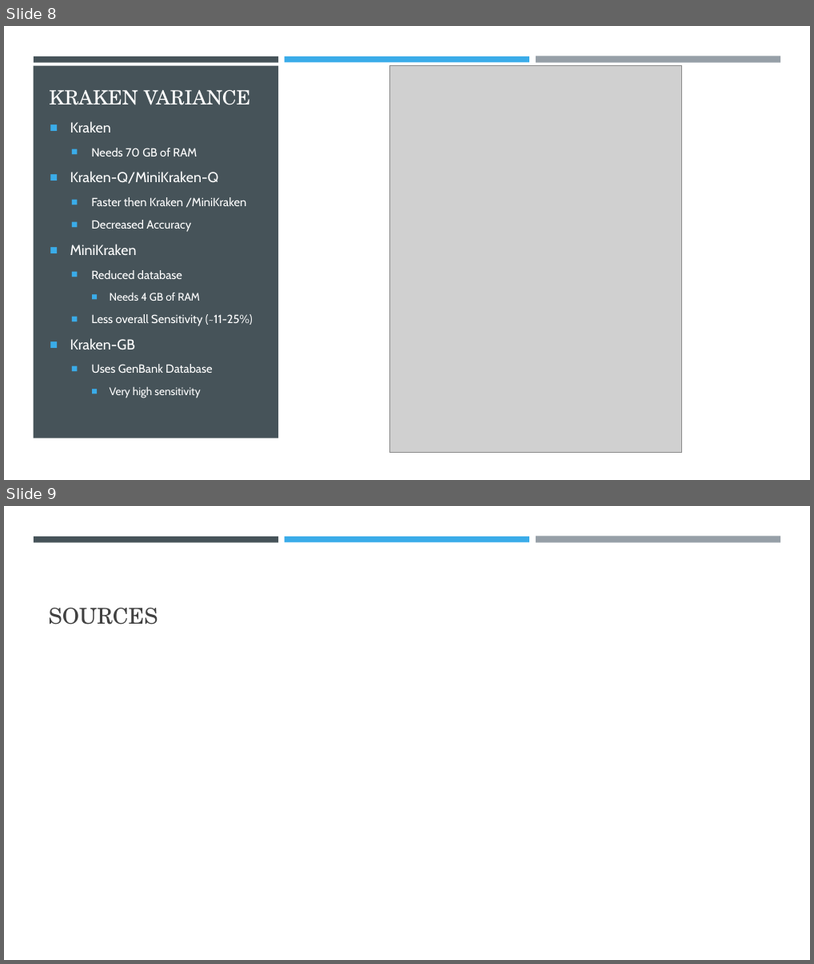
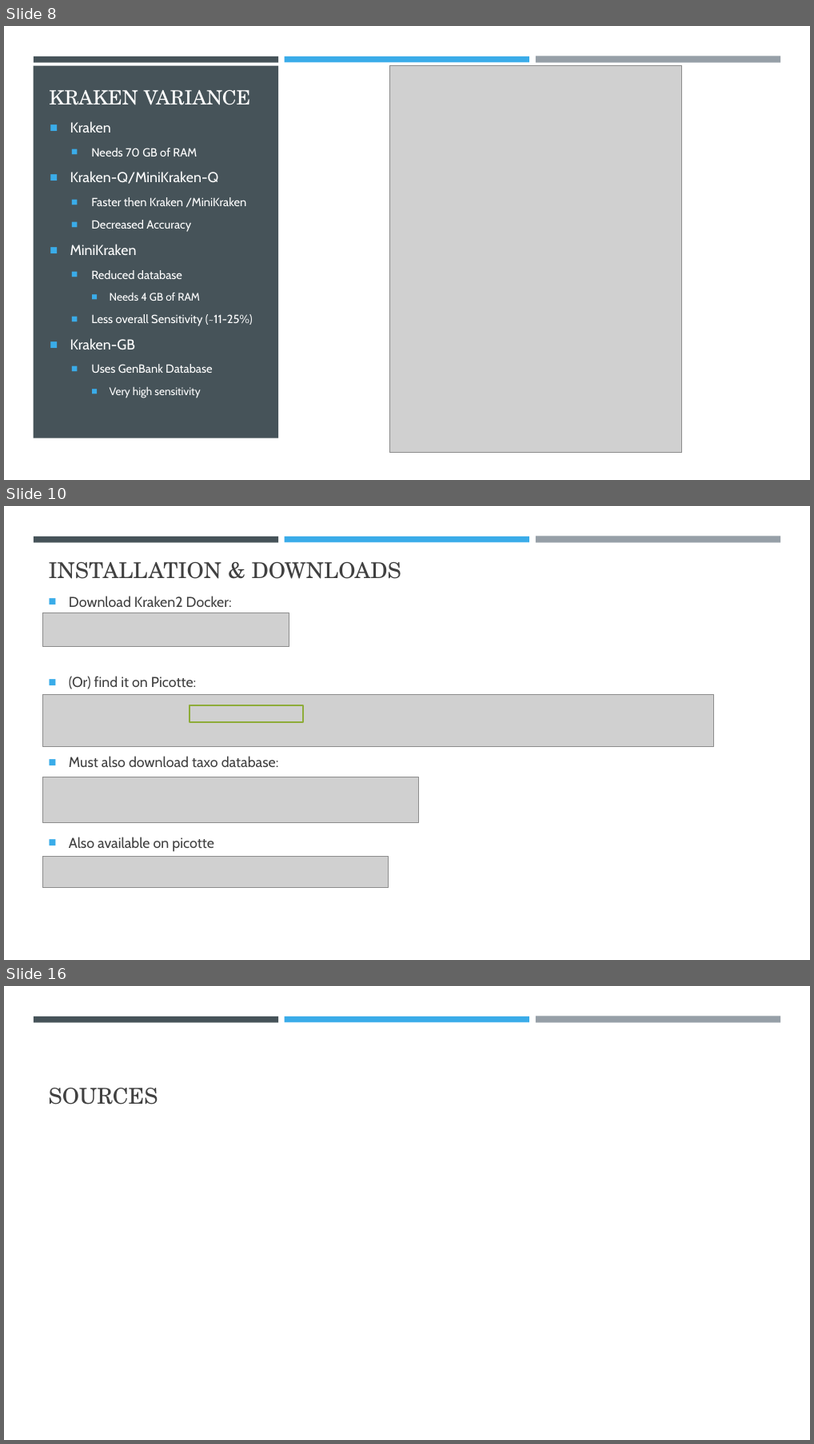
Before and after one commit to CodyScully/ECE450_tutorial_8_Kraken, a slide deck: Tutorial_8_Kraken.pptx. Shown one above the other, each under a label of ours: slides 8 and 9 before the commit, slides 8, 10 and 16 after it; the slides between them are not shown. The pictures are 814x964 and 814x1444 pixels, drawn with LibreOffice and Linux fonts; fonts in the diff are those of the drawing; grey boxes stand for pictures. Boxes give left, top, right and bottom in pixels: in the first picture for what was removed or moved away, otherwise in the second. Text is boxed around its words. In the diff, an @@ line names an element or a change of style, - is before the commit and + after.

```diff
--- a/Tutorial_8_Kraken.pptx
+++ b/Tutorial_8_Kraken.pptx
@@ slide 10 added at [4, 506, 810, 960], background #FFFFFF; not listed: 3 template elements that a slide beside it also shows @@
@@ title added at [49, 562, 402, 579], 26 pt, text #404040 @@
+INSTALLATION & DOWNLOADS
@@ text added at [69, 596, 279, 852], 17 pt, text #404040 @@
+■ Download Kraken2 Docker:
+■ (Or) find it on Picotte:
+■ Must also download taxo database:
+■ Also available on picotte
@@ picture added at [42, 613, 290, 646] @@
@@ picture added at [42, 694, 715, 746] @@
@@ rectangle added at [190, 705, 303, 722], outline #8EAC39 1.75 pt @@
@@ picture added at [42, 777, 419, 822] @@
@@ picture added at [42, 856, 389, 887] @@
@@ what was slide 9 is now slide 16 @@
```
Also in this commit, not shown: 6 other slides added.
